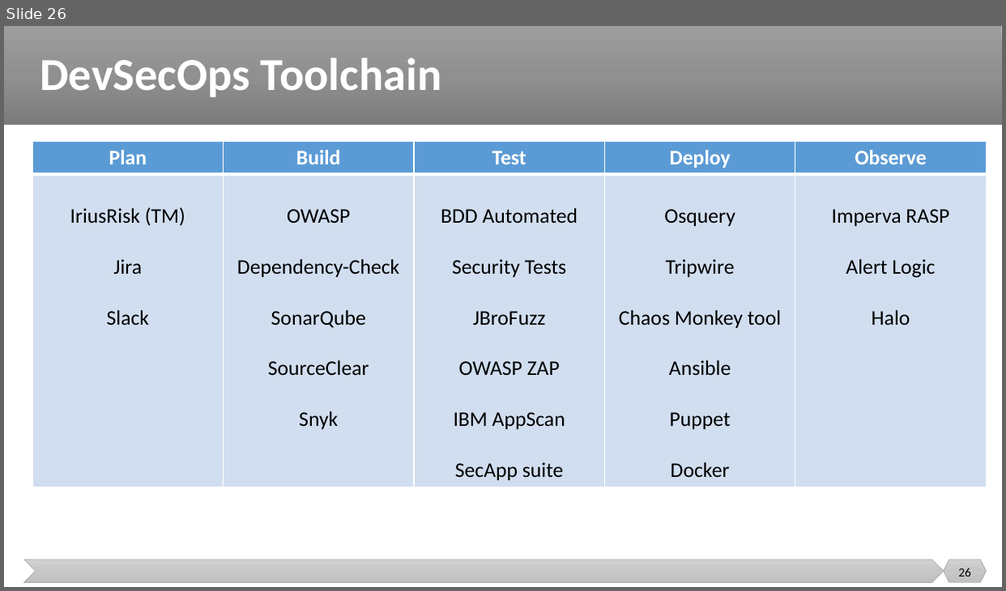
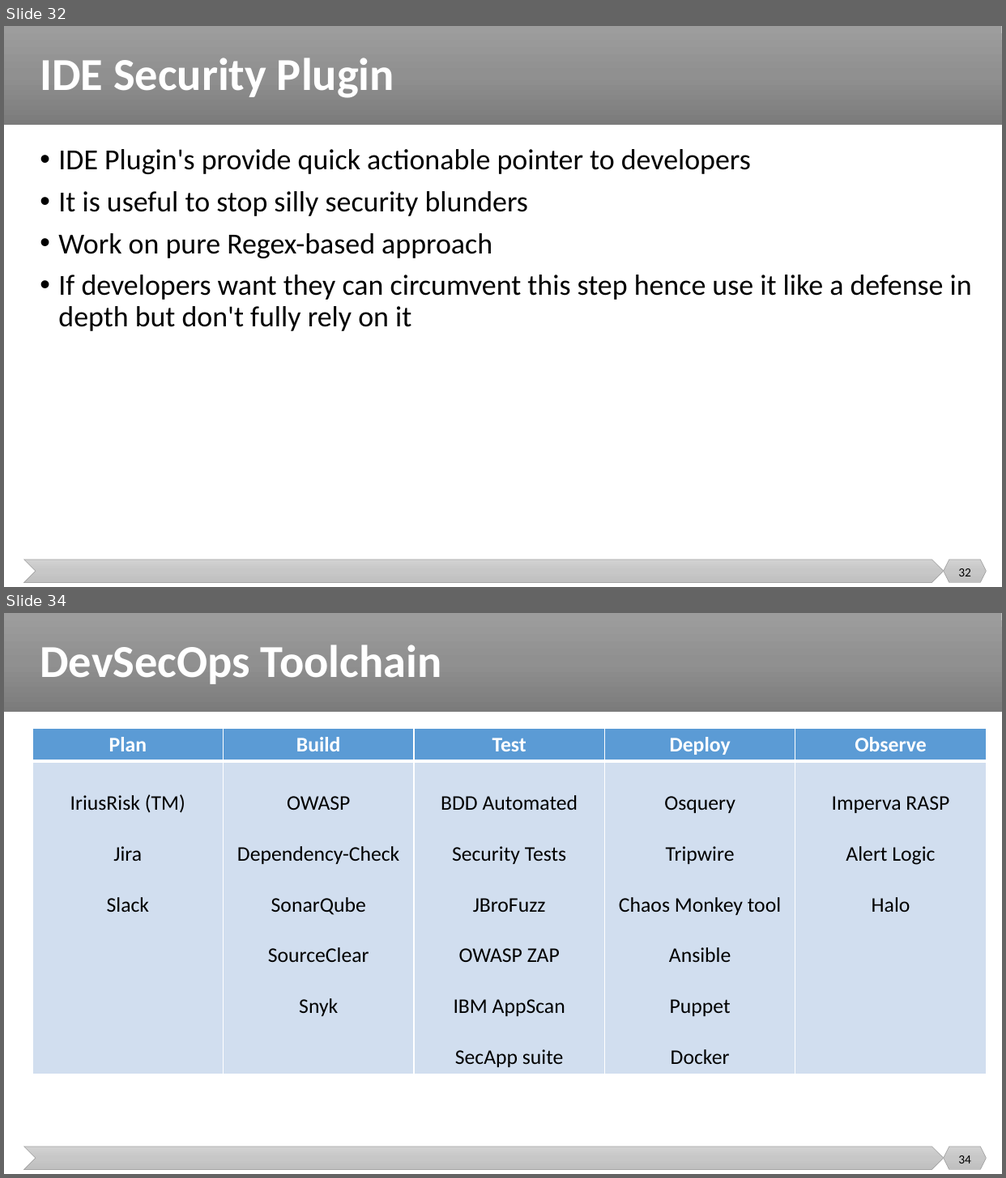
Before and after one commit to malenezi/malenezi, a slide deck: SE489/Lectures/9-DevSecOps/DevSecOps.pptx. Shown one above the other, each under a label of ours: slide 26 before the commit, slides 32 and 34 after it; the slides between them are not shown. The pictures are 1006x591 and 1006x1178 pixels, drawn with LibreOffice and Linux fonts; fonts in the diff are those of the drawing. Boxes give left, top, right and bottom in pixels: in the first picture for what was removed or moved away, otherwise in the second. Text is boxed around its words. In the diff, an @@ line names an element or a change of style, - is before the commit and + after.

```diff
--- a/SE489/Lectures/9-DevSecOps/DevSecOps.pptx
+++ b/SE489/Lectures/9-DevSecOps/DevSecOps.pptx
@@ slide 32 added at bbox=[4, 26, 1002, 587], background #FFFFFF; not listed: 3 template elements that a slide beside it also shows @@
@@ title added at bbox=[40, 58, 394, 98], 44 pt, text #FFFFFF, bold @@
+IDE Security Plugin
@@ text added at bbox=[58, 149, 972, 331], 28 pt, text #000000 @@
+• IDE Plugin's provide quick actionable pointer to developers
+• It is useful to stop silly security blunders
+• Work on pure Regex-based approach
+• If developers want they can circumvent this step hence use it like a defense in depth but don't fully rely on it
@@ page number added at bbox=[958, 569, 971, 577], 12 pt, text #000000 @@
+32
@@ what was slide 26 is now slide 34 @@
@@ page number at bbox=[958, 1156, 971, 1164]: text changed @@
-26
+34
```
Also in this commit, not shown: 1 slide changed, 21 other slides added, 1 slide removed.
